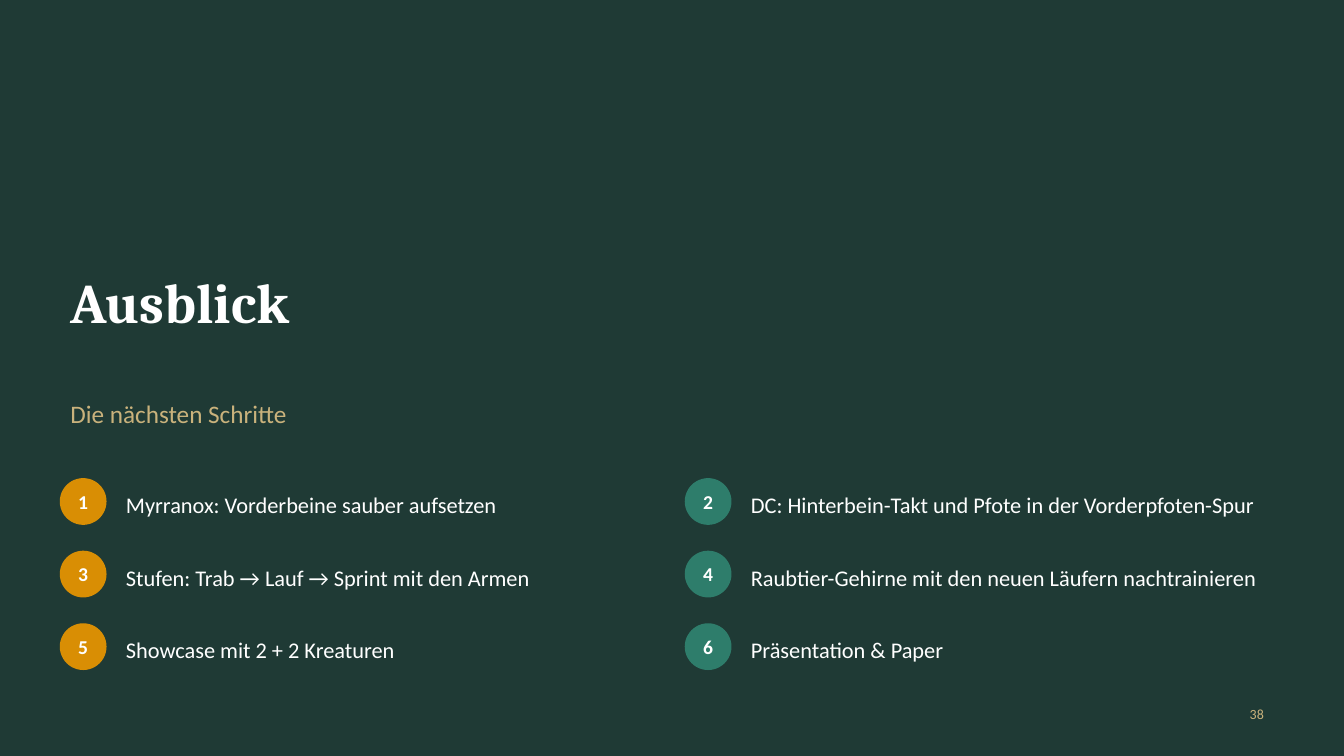
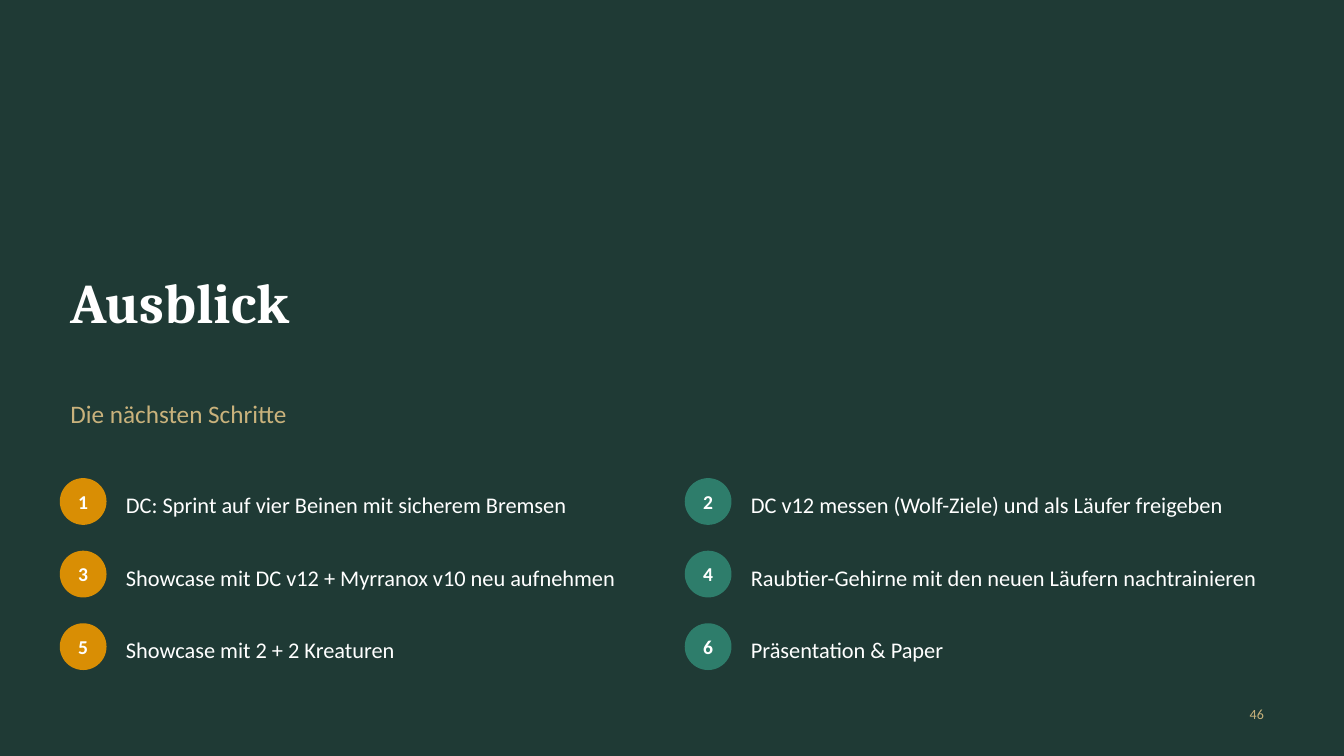
Before and after one commit to xTh0masx/Reinforcement_Learning_Creature, a slide deck: slide 46 of docs/presentation/Endemic_Creatures_RL.pptx (slide 38 before the commit). Drawn at 1344x756 pixels with LibreOffice and Linux fonts; fonts in the diff are those of the drawing. Boxes give left, top, right and bottom in pixels: in the first picture for what was removed or moved away, otherwise in the second. Text is boxed around its words. In the diff, an @@ line names an element or a change of style, - is before the commit and + after.

```diff
--- a/docs/presentation/Endemic_Creatures_RL.pptx
+++ b/docs/presentation/Endemic_Creatures_RL.pptx
@@ text at box(126, 497, 566, 517): text changed @@
-Myrranox: Vorderbeine sauber aufsetzen
+DC: Sprint auf vier Beinen mit sicherem Bremsen
@@ text at box(751, 497, 1223, 517): text changed @@
-DC: Hinterbein-Takt und Pfote in der Vorderpfoten-Spur
+DC v12 messen (Wolf-Ziele) und als Läufer freigeben
@@ text at box(126, 570, 614, 590): text changed @@
-Stufen: Trab → Lauf → Sprint mit den Armen
+Showcase mit DC v12 + Myrranox v10 neu aufnehmen
@@ page number at box(1250, 709, 1264, 719): text changed @@
-38
+46
```
Also in this commit, not shown: 18 other slides changed, 8 slides added, 7 other files.
